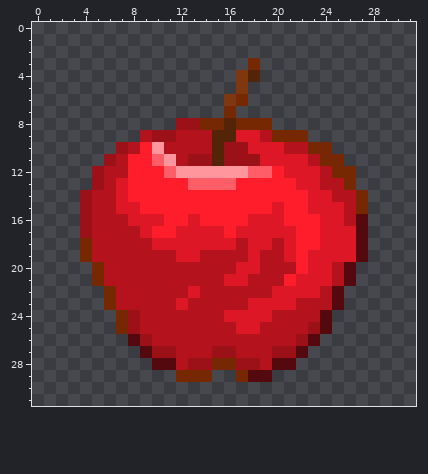
One commit to this pixel-art sprite: textures/items/apple.png. The picture above was drawn from the file before the commit.
The file is 32x32 pixels.
Once edited:
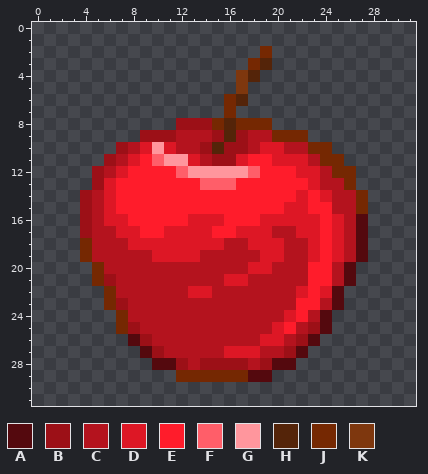
Palette (. is transparent): A #54090e  B #9c1017  C #b4131e  D #dd1725  E #ff1c2b  F #ff5e69  G #ff969d  H #542409  J #752802  K #7e370e
From old to new:
y 2: x 19 . -> J
y 3: x 19 . -> H
y 6: x 16..17 KJ -> JH
y 8: x 14 J -> B
y 9: x 9 C -> B; x 15 H -> B; x 17..18 DD -> BC
y 10: x 9 E -> D; x 11 C -> D; x 14 C -> B; x 18 D -> C
y 11: x 8 E -> D; x 12..15 CBBH -> GDCB; x 17..19 BBD -> DEE
y 12: x 7 C -> D; x 11..12 FG -> EF; x 19 F -> E; x 21 D -> E
y 13: x 6..7 CD -> DE; x 13 F -> E; x 22 D -> E
y 14: x 6..7 CD -> DE; x 22..23 ED -> DE
y 15: x 6..8 CDD -> DEE; x 20..25 DEEDDD -> EDDEEC
y 16: x 6..10 CCDDD -> DDEEE; x 14..15 EE -> DD; x 18 D -> E; x 21..24 EEED -> DDDE
y 17: x 7..9 CCD -> DDE; x 11 E -> D; x 15 D -> E; x 20..24 DDEED -> CCDDE; x 26 D -> C
y 18: x 8..9 CC -> DD; x 16 D -> C; x 20..24 CDEED -> DCCDE; x 26 D -> C
y 19: x 10..11 CC -> DD; x 18..22 DCCDE -> CDDCC; x 24 D -> E; x 26 D -> C
y 20: x 17 D -> C; x 19 C -> D; x 22..24 EDD -> CEE
y 21: x 6 C -> B; x 21..24 EDDD -> CCEE
y 22: x 14 C -> D; x 20..21 DD -> CC; x 23..24 DC -> ED
y 23: x 7 C -> B; x 12 D -> C; x 18..23 DDDDCC -> CCCCEE
y 24: x 8 B -> C; x 16..19 DDDD -> CCCC; x 21..22 CC -> DE
y 25: x 17..18 DD -> CC; x 20..21 CC -> DE
y 26: x 19..20 CC -> DD
y 27: x 11 B -> C; x 15..18 BBCC -> CDDD; x 20 B -> C
y 28: x 12..13 CB -> BC; x 15..16 JJ -> BB; x 18..19 BC -> CB
y 29: x 15..16 .. -> JJ
Changed places in both pictures, as pixel boxes (x1, y1, x2, y2):
changed: (104, 46, 356, 382)
